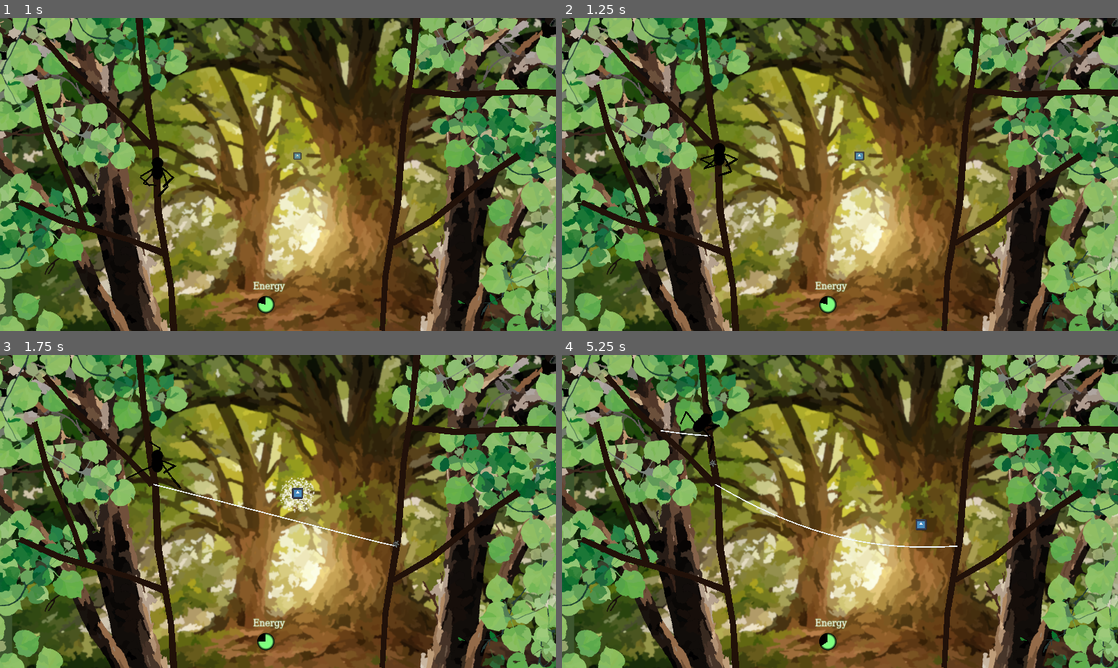
Above: before the commit, frames 1-4 (two rows, left to right).
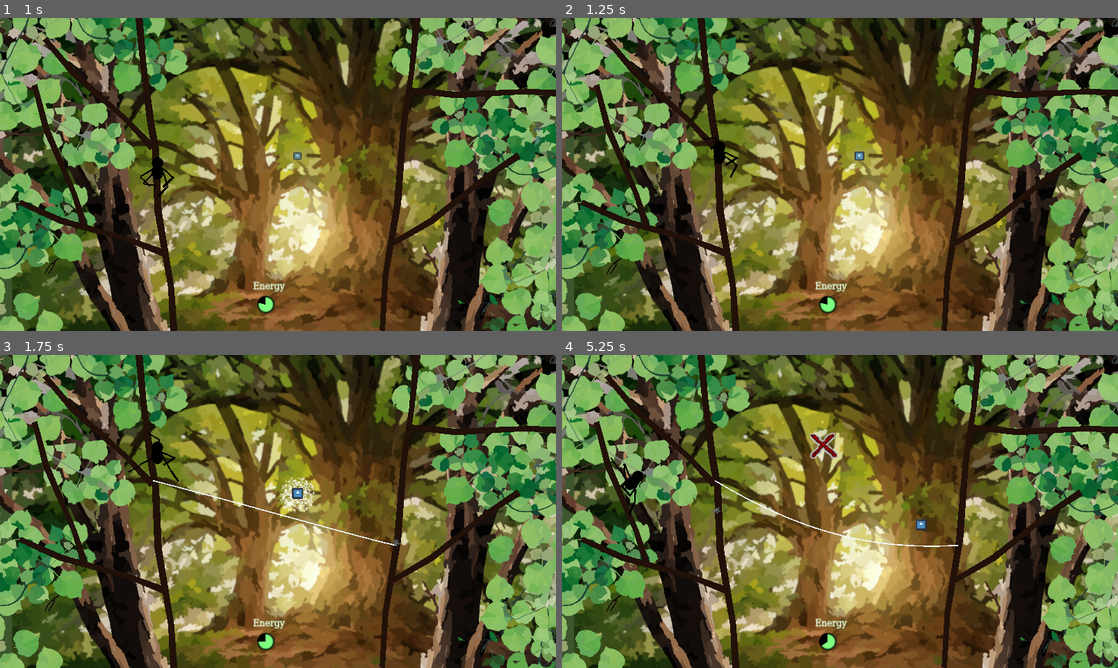
Above: after the commit, the same moments.

Repository: InRe-Dan/ld56
Game: Godot game, scene res://world/world.tscn
The game is run twice, just before and just after one commit, with the same random seed, the same clock (stepped at 60 frames per second) and the same inputs. The engine's default icon, where the game draws it, is replaced by a stand-in: a white triangle on a blue panel in a dark square.
Inputs (mouse positions are in pixels of both pictures, inside the frame that each line leads up to):
- Up to frame 1 (1 s): move the mouse to (250, 237) at 0.52 s; hold W (move_up) from 0.53 s (still down); hold Right mouse button (destroy_web) from 0.53 s (still down)
- Up to frame 2 (1.25 s): keep holding W (move_up); keep holding Right mouse button (destroy_web)
- Up to frame 3 (1.75 s): keep holding W (move_up); move the mouse to (444, 558) at 1.27 s; release Right mouse button (destroy_web) at 1.28 s; click (444, 558) at 1.35 s
- Up to frame 4 (5.25 s): move the mouse to (673, 464) at 2.02 s; release W (move_up) at 2.03 s; hold Right mouse button (destroy_web) 2.03-2.78 s; hold A (move_left) 2.03-3.53 s; move the mouse to (867, 511) at 2.77 s; click (867, 511) at 2.85 s; move the mouse to (756, 433) at 3.52 s; hold S (move_down) 3.53-4.28 s; hold Right mouse button (destroy_web) 3.53-4.28 s; move the mouse to (962, 495) at 4.27 s; hold D (move_right) 4.28-5.03 s; click (962, 495) at 4.35 s; move the mouse to (728, 527) at 5.02 s; hold W (move_up) from 5.03 s (still down); hold Right mouse button (destroy_web) from 5.03 s (still down)

Frame 1 is identical in both runs. In frame 2, 0.2% of the frame differs, in the area x 24-32%, y 38-52%; in frame 3, 0.6%; in frame 4, 1.1%, in the area x 8-72%, y 15-62%.

Commit message:
Leg fix for outer branches

Diff:
--- a/spider/leg.gd
+++ b/spider/leg.gd
@@ -43,7 +43,7 @@
 			for object_child : Node in object.get_children():
 				if object_child is CollisionPolygon2D:
 					var points : PackedVector2Array = object_child.polygon
-					var closest : Vector2 = NearestPointOnLine(points[0], points[1], pref_position)
+					var closest : Vector2 = NearestPointOnLine(object_child.to_global(points[0]), object_child.to_global(points[1]), pref_position)
 					if closest != Vector2(-1, -1):
 						best_dist = closest.distance_to(pref_position)
 						marker_target_position = closest
